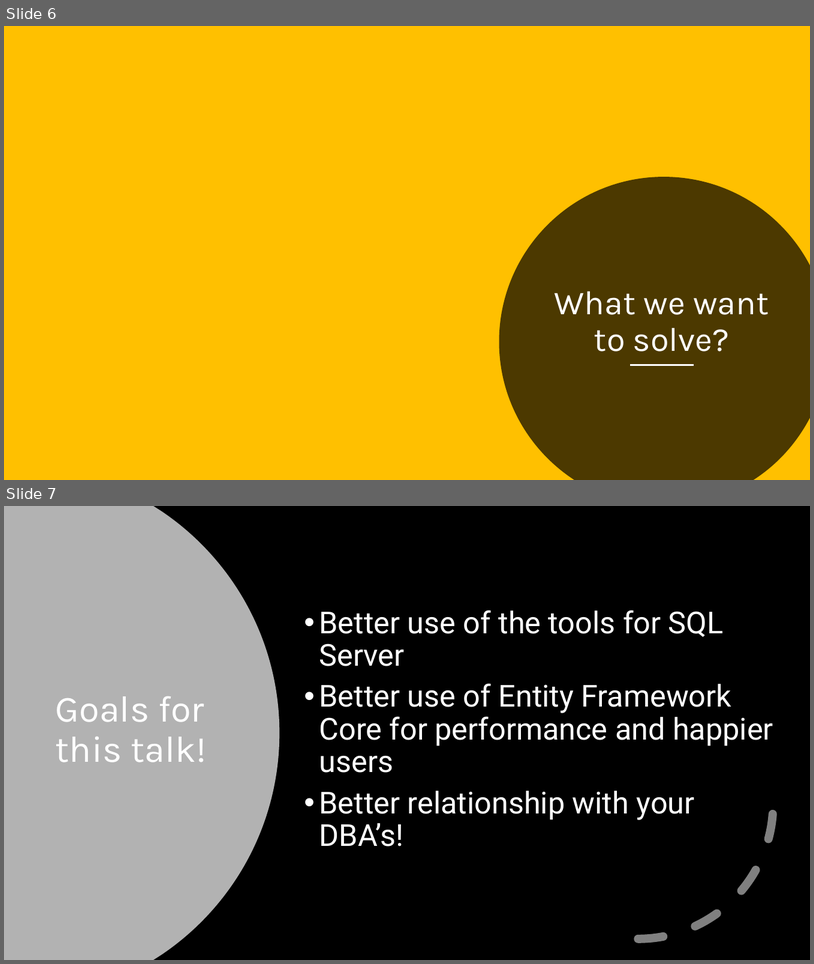
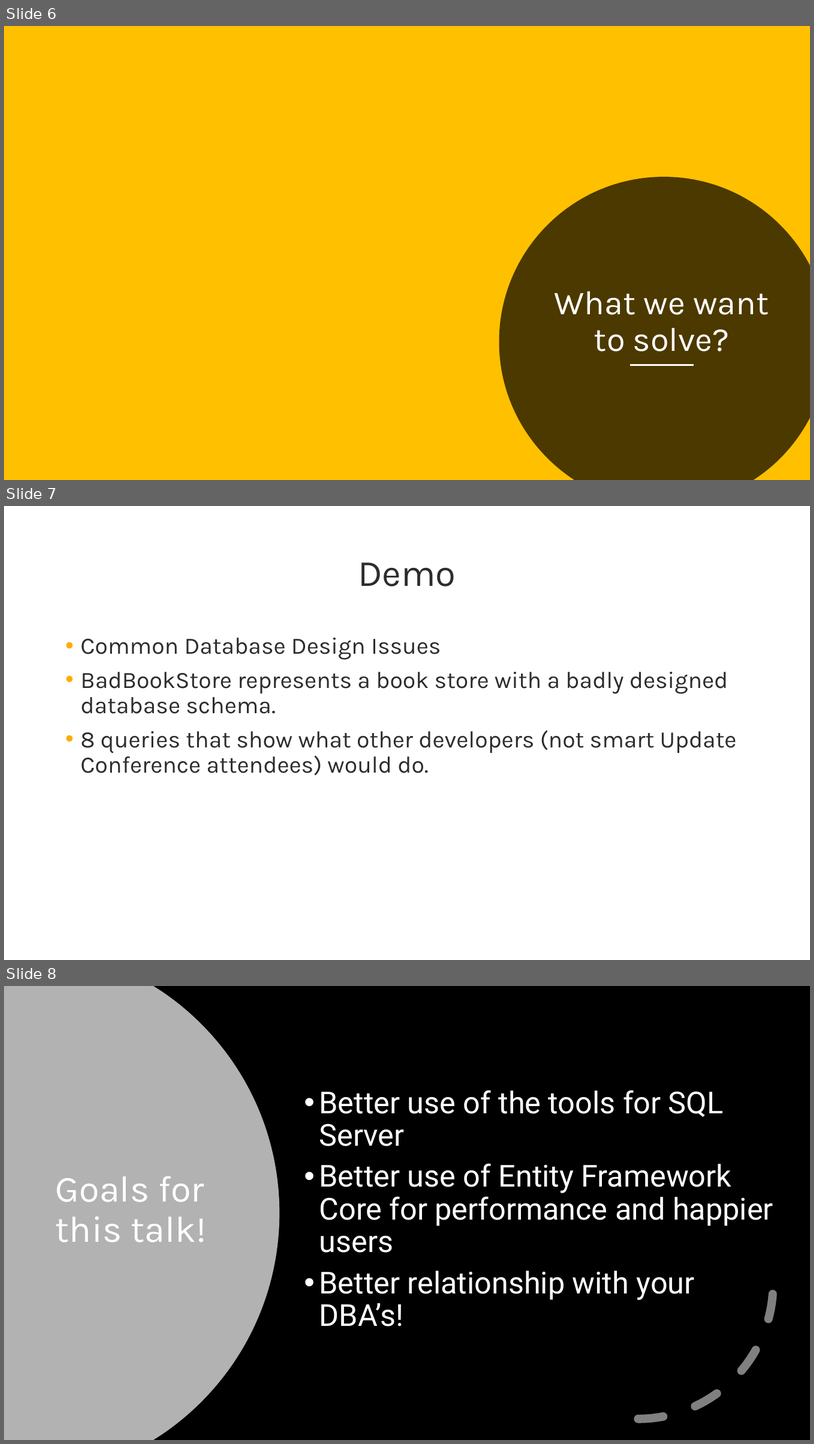
Before and after one commit to cwoodruff/DebuggingEFCoreMSSQL, a slide deck: Behind the LINQ- Diagnosing What EF Core Is Really Doing to Your Database.pptx. Shown one above the other, each under a label of ours: slides 6 and 7 before the commit, slides 6, 7 and 8 after it. The pictures are 814x964 and 814x1444 pixels, drawn with LibreOffice and Linux fonts; fonts in the diff are those of the drawing; background and template pictures are left out. Boxes give left, top, right and bottom in pixels: in the first picture for what was removed or moved away, otherwise in the second. Text is boxed around its words. In the diff, an @@ line names an element or a change of style, - is before the commit and + after.

```diff
--- a/Behind the LINQ- Diagnosing What EF Core Is Really Doing to Your Database.pptx
+++ b/Behind the LINQ- Diagnosing What EF Core Is Really Doing to Your Database.pptx
@@ slide 7 added at bbox=[4, 506, 810, 960], background picture (left out) @@
@@ title added at bbox=[358, 562, 456, 586], 44 pt, text #2C2D2B @@
+Demo
@@ text added at bbox=[81, 637, 737, 775], 28 pt, text #2C2D2B @@
+• Common Database Design Issues
+• BadBookStore represents a book store with a badly designed database schema.
+• 8 queries that show what other developers (not smart Update Conference attendees) would do.
@@ what was slide 7 is now slide 8 @@
```
